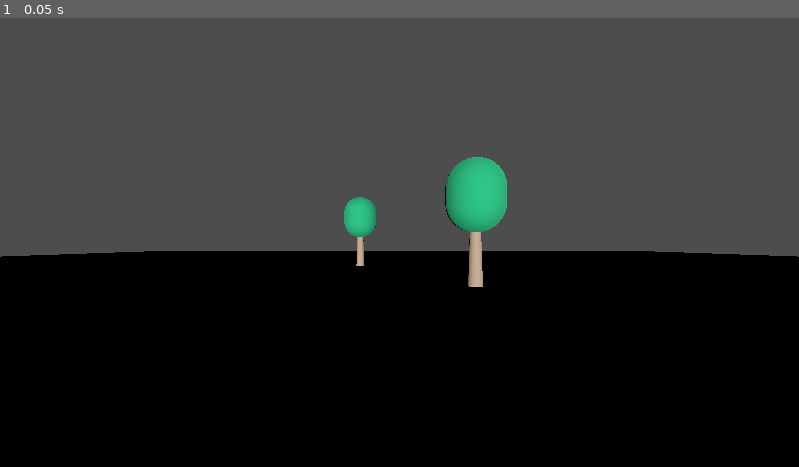
Above: before the commit, frame 1.
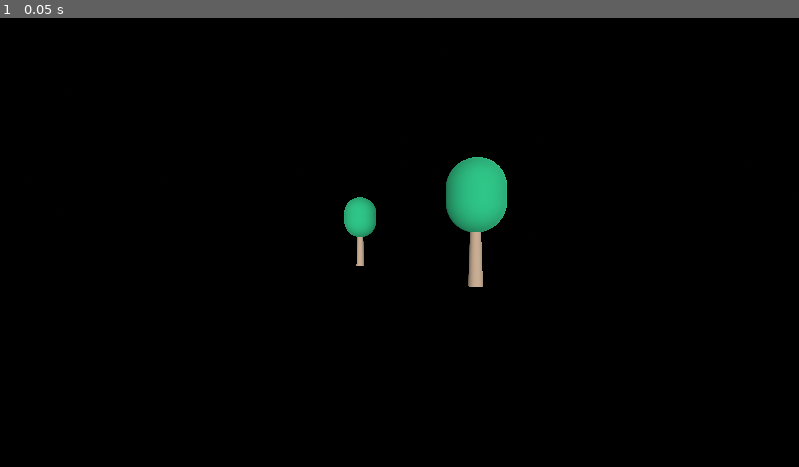
Above: after the commit, the same moment.

Repository: hpi-swa-lab/mp-2023-godot
Game: Godot game, scene res://scenes/root.tscn
The game is run twice, just before and just after one commit, with the same random seed, the same clock (stepped at 60 frames per second) and the same inputs.
Inputs:
- Up to frame 1 (0.05 s): no input

The runs differ from the first frame. In frame 1, 51% of the frame differs, in the area x 0-100%, y 0-54%.

Commit message:
Expand XR Setup

Diff:
--- a/project.godot
+++ b/project.godot
@@ -18,3 +18,4 @@
 [xr]
 
 openxr/enabled=true
+shaders/enabled=true
--- a/scenes/root.tscn
+++ b/scenes/root.tscn
@@ -1,6 +1,7 @@
-[gd_scene load_steps=4 format=3 uid="uid://db8vbg7l8men1"]
+[gd_scene load_steps=8 format=3 uid="uid://db8vbg7l8men1"]
 
 [ext_resource type="PackedScene" uid="uid://fajiqsv35d4p" path="res://scenes/objects/Tree.tscn" id="1_47r7v"]
+[ext_resource type="Script" path="res://scripts/root.gd" id="1_p6p0w"]
 
 [sub_resource type="PlaneMesh" id="PlaneMesh_vxdkr"]
 size = Vector2(100, 100)
@@ -8,7 +9,17 @@
 [sub_resource type="StandardMaterial3D" id="StandardMaterial3D_vew2b"]
 albedo_color = Color(0.0745098, 0.427451, 0.0823529, 1)
 
+[sub_resource type="PhysicalSkyMaterial" id="PhysicalSkyMaterial_0rulv"]
+
+[sub_resource type="Sky" id="Sky_3nj16"]
+sky_material = SubResource("PhysicalSkyMaterial_0rulv")
+
+[sub_resource type="Environment" id="Environment_fi6uc"]
+background_mode = 2
+sky = SubResource("Sky_3nj16")
+
 [node name="Root" type="Node3D"]
+script = ExtResource("1_p6p0w")
 
 [node name="Ground" type="MeshInstance3D" parent="."]
 mesh = SubResource("PlaneMesh_vxdkr")
@@ -20,10 +31,19 @@
 [node name="Tree2" parent="." instance=ExtResource("1_47r7v")]
 transform = Transform3D(1, 0, 0, 0, 1, 0, 0, 0, 1, -2.93618, 0, -10.2001)
 
-[node name="DirectionalLight3D" type="DirectionalLight3D" parent="."]
-transform = Transform3D(1, 0, 0, 0, 1, 0, 0, 0, 1, 0, 109.637, 0)
-
 [node name="XROrigin3D" type="XROrigin3D" parent="."]
 
 [node name="XRCamera3D" type="XRCamera3D" parent="XROrigin3D"]
 transform = Transform3D(1, 0, 0, 0, 1, 0, 0, 0, 1, 0, 1.76039, 11.7752)
+
+[node name="Left Hand" type="XRController3D" parent="XROrigin3D"]
+tracker = &"left_hand"
+
+[node name="Right Hand" type="XRController3D" parent="XROrigin3D"]
+tracker = &"right_hand"
+
+[node name="WorldEnvironment" type="WorldEnvironment" parent="."]
+environment = SubResource("Environment_fi6uc")
+
+[node name="DirectionalLight3D" type="DirectionalLight3D" parent="."]
+transform = Transform3D(1, 0, 0, 0, 1, 0, 0, 0, 1, 0, 40.2661, 0)
--- /dev/null
+++ b/scripts/root.gd
@@ -0,0 +1,14 @@
+extends Node3D
+
+
+# Called when the node enters the scene tree for the first time.
+func _ready():
+	var xr_interface: XRInterface = XRServer.find_interface("OpenXR")
+	if xr_interface and xr_interface.is_initialized():
+		var vp: Viewport = get_viewport()
+		vp.use_xr = true
+
+
+# Called every frame. 'delta' is the elapsed time since the previous frame.
+func _process(delta):
+	pass
